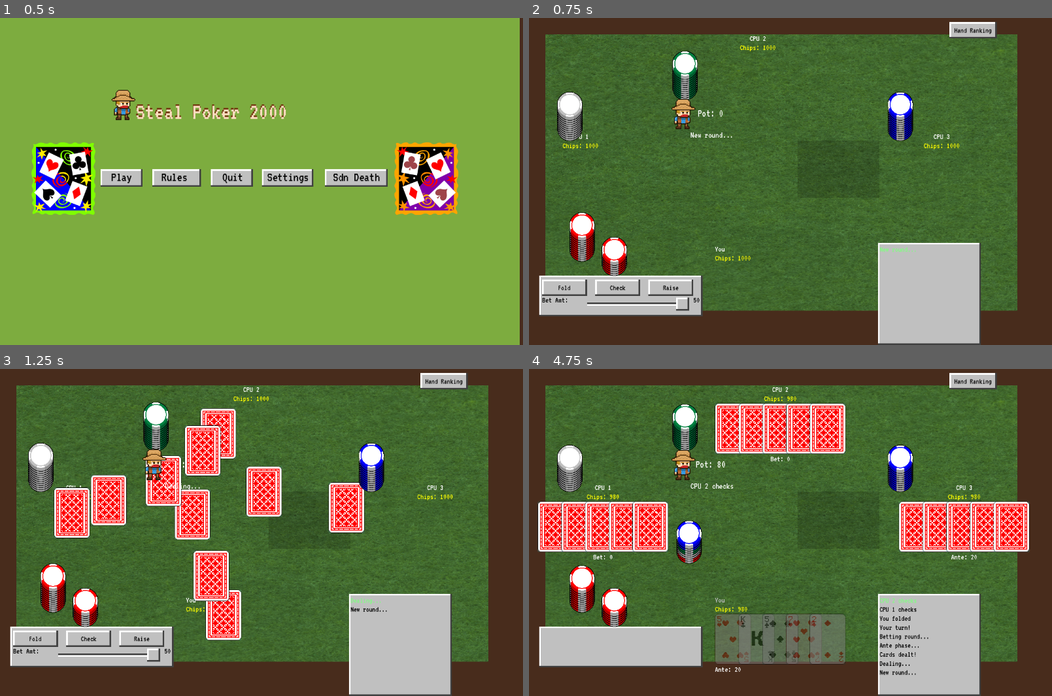
Above: before the commit, frames 1-4 (two rows, left to right).
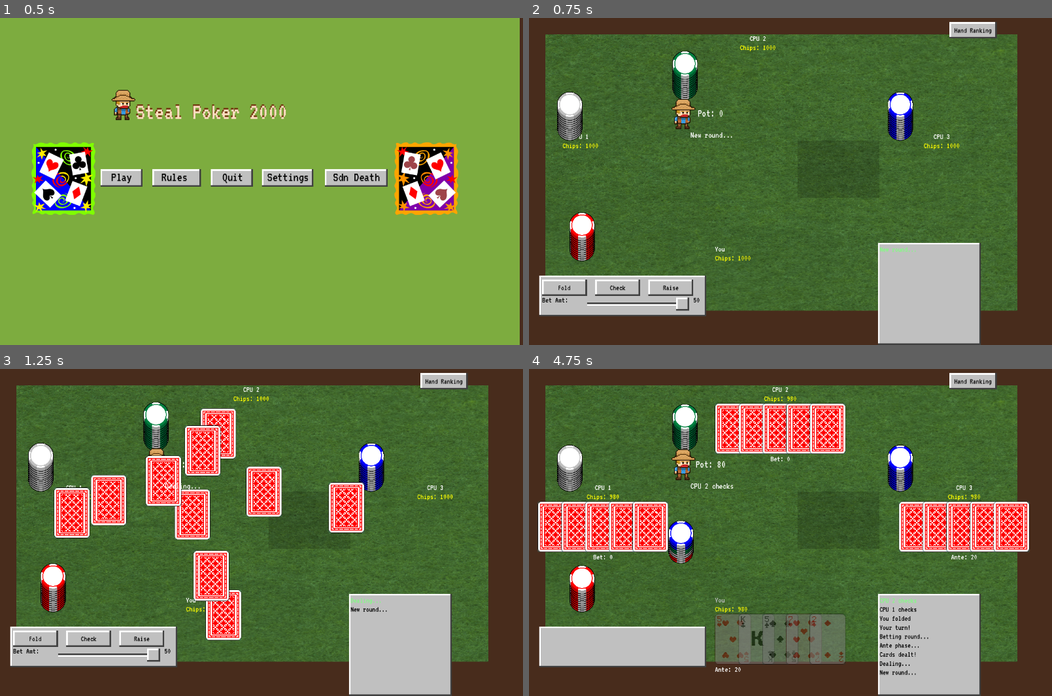
Above: after the commit, the same moments.

Repository: AzureJames/poker-stl
Game: Godot game, scene res://scene/main.tscn
The game is run twice, just before and just after one commit, with the same random seed, the same clock (stepped at 60 frames per second) and the same inputs.
Inputs (mouse positions are in pixels of both pictures, inside the frame that each line leads up to):
- Up to frame 1 (0.5 s): no input
- Up to frame 2 (0.75 s): click "Play" at 0.5 s
- Up to frame 3 (1.25 s): no input
- Up to frame 4 (4.75 s): click "Hand Ranking" at 1.25 s; click "Fold" at 2 s; click "Hand Ranking" at 2.75 s; click "Hand Ranking" at 3.5 s; tap Enter at 4.25 s; move the mouse to (905, 516) at 4.27 s; click (905, 516) at 4.42 s

Frame 1 is identical in both runs. In frame 2, 1.1% of the frame differs, in the area x 5-74%, y 19-92%; in frame 3, 1.3%; in frame 4, 1.9%.

Commit message:
stacks and dealer anim

Diff:
--- a/asset/dealer_sprite_frames.tres
+++ b/asset/dealer_sprite_frames.tres
@@ -1,6 +1,18 @@
 [gd_resource type="SpriteFrames" format=3 uid="uid://cfir1ikio8x7a"]
 
 [ext_resource type="Texture2D" uid="uid://cuvejygpu0yrk" path="res://asset/Cowboy4.png" id="1_tmt00"]
+
+[sub_resource type="AtlasTexture" id="AtlasTexture_avio4"]
+atlas = ExtResource("1_tmt00")
+region = Rect2(250, 110, 50, 55)
+
+[sub_resource type="AtlasTexture" id="AtlasTexture_yp4p3"]
+atlas = ExtResource("1_tmt00")
+region = Rect2(350, 110, 50, 55)
+
+[sub_resource type="AtlasTexture" id="AtlasTexture_2tnnw"]
+atlas = ExtResource("1_tmt00")
+region = Rect2(50, 165, 50, 55)
 
 [sub_resource type="AtlasTexture" id="AtlasTexture_a7r2y"]
 atlas = ExtResource("1_tmt00")
@@ -18,8 +30,93 @@
 atlas = ExtResource("1_tmt00")
 region = Rect2(200, 110, 50, 55)
 
+[sub_resource type="AtlasTexture" id="AtlasTexture_tmt00"]
+atlas = ExtResource("1_tmt00")
+region = Rect2(0, 0, 50, 55)
+
+[sub_resource type="AtlasTexture" id="AtlasTexture_lfdrj"]
+atlas = ExtResource("1_tmt00")
+region = Rect2(50, 0, 50, 55)
+
+[sub_resource type="AtlasTexture" id="AtlasTexture_ydtig"]
+atlas = ExtResource("1_tmt00")
+region = Rect2(100, 0, 50, 55)
+
+[sub_resource type="AtlasTexture" id="AtlasTexture_ktp3y"]
+atlas = ExtResource("1_tmt00")
+region = Rect2(150, 0, 50, 55)
+
+[sub_resource type="AtlasTexture" id="AtlasTexture_hx67o"]
+atlas = ExtResource("1_tmt00")
+region = Rect2(200, 0, 50, 55)
+
+[sub_resource type="AtlasTexture" id="AtlasTexture_6cvqr"]
+atlas = ExtResource("1_tmt00")
+region = Rect2(250, 0, 50, 55)
+
+[sub_resource type="AtlasTexture" id="AtlasTexture_ck8bv"]
+atlas = ExtResource("1_tmt00")
+region = Rect2(300, 0, 50, 55)
+
+[sub_resource type="AtlasTexture" id="AtlasTexture_vr6tv"]
+atlas = ExtResource("1_tmt00")
+region = Rect2(350, 0, 50, 55)
+
+[sub_resource type="AtlasTexture" id="AtlasTexture_13o0y"]
+atlas = ExtResource("1_tmt00")
+region = Rect2(0, 55, 50, 55)
+
+[sub_resource type="AtlasTexture" id="AtlasTexture_4qbhn"]
+atlas = ExtResource("1_tmt00")
+region = Rect2(50, 55, 50, 55)
+
+[sub_resource type="AtlasTexture" id="AtlasTexture_vtdwy"]
+atlas = ExtResource("1_tmt00")
+region = Rect2(100, 55, 50, 55)
+
+[sub_resource type="AtlasTexture" id="AtlasTexture_kf3xc"]
+atlas = ExtResource("1_tmt00")
+region = Rect2(150, 55, 50, 55)
+
+[sub_resource type="AtlasTexture" id="AtlasTexture_1qiwd"]
+atlas = ExtResource("1_tmt00")
+region = Rect2(200, 55, 50, 55)
+
+[sub_resource type="AtlasTexture" id="AtlasTexture_lngka"]
+atlas = ExtResource("1_tmt00")
+region = Rect2(250, 55, 50, 55)
+
+[sub_resource type="AtlasTexture" id="AtlasTexture_335et"]
+atlas = ExtResource("1_tmt00")
+region = Rect2(300, 55, 50, 55)
+
+[sub_resource type="AtlasTexture" id="AtlasTexture_ycxsq"]
+atlas = ExtResource("1_tmt00")
+region = Rect2(350, 55, 50, 55)
+
+[sub_resource type="AtlasTexture" id="AtlasTexture_bfqae"]
+atlas = ExtResource("1_tmt00")
+region = Rect2(0, 110, 50, 55)
+
 [resource]
 animations = [{
+"frames": [{
+"duration": 1.0,
+"texture": SubResource("AtlasTexture_avio4")
+}, {
+"duration": 1.0,
+"texture": SubResource("AtlasTexture_yp4p3")
+}, {
+"duration": 1.0,
+"texture": SubResource("AtlasTexture_2tnnw")
+}, {
+"duration": 1.0,
+"texture": SubResource("AtlasTexture_yp4p3")
+}],
+"loop": true,
+"name": &"deal",
+"speed": 16.0
+}, {
 "frames": [{
 "duration": 1.0,
 "texture": SubResource("AtlasTexture_a7r2y")
@@ -36,4 +133,65 @@
 "loop": true,
 "name": &"default",
 "speed": 2.0
+}, {
+"frames": [{
+"duration": 1.0,
+"texture": SubResource("AtlasTexture_tmt00")
+}, {
+"duration": 1.0,
+"texture": SubResource("AtlasTexture_lfdrj")
+}, {
+"duration": 1.0,
+"texture": SubResource("AtlasTexture_ydtig")
+}, {
+"duration": 1.0,
+"texture": SubResource("AtlasTexture_ktp3y")
+}, {
+"duration": 1.0,
+"texture": SubResource("AtlasTexture_hx67o")
+}, {
+"duration": 1.0,
+"texture": SubResource("AtlasTexture_6cvqr")
+}, {
+"duration": 1.0,
+"texture": SubResource("AtlasTexture_ck8bv")
+}, {
+"duration": 1.0,
+"texture": SubResource("AtlasTexture_vr6tv")
+}],
+"loop": false,
+"name": &"shoot",
+"speed": 6.0
+}, {
+"frames": [{
+"duration": 1.0,
+"texture": SubResource("AtlasTexture_13o0y")
+}, {
+"duration": 1.0,
+"texture": SubResource("AtlasTexture_4qbhn")
+}, {
+"duration": 1.0,
+"texture": SubResource("AtlasTexture_vtdwy")
+}, {
+"duration": 1.0,
+"texture": SubResource("AtlasTexture_kf3xc")
+}, {
+"duration": 1.0,
+"texture": SubResource("AtlasTexture_1qiwd")
+}, {
+"duration": 1.0,
+"texture": SubResource("AtlasTexture_lngka")
+}, {
+"duration": 1.0,
+"texture": SubResource("AtlasTexture_335et")
+}, {
+"duration": 1.0,
+"texture": SubResource("AtlasTexture_ycxsq")
+}, {
+"duration": 1.0,
+"texture": SubResource("AtlasTexture_bfqae")
+}],
+"loop": false,
+"name": &"shoot2",
+"speed": 6.0
 }]
--- a/scene/main.tscn
+++ b/scene/main.tscn
@@ -13,7 +13,6 @@
 [ext_resource type="Script" uid="uid://cpiqd7vf7188y" path="res://script/ui_manager.gd" id="12_mswub"]
 [ext_resource type="AudioStream" uid="uid://cqpn1o2klgp4k" path="res://asset/Audio/pokerIntro4.mp3" id="13_hybxs"]
 [ext_resource type="SpriteFrames" uid="uid://cfir1ikio8x7a" path="res://asset/dealer_sprite_frames.tres" id="13_mswub"]
-[ext_resource type="Texture2D" uid="uid://cde3twfeou1ix" path="res://asset/Chips/StackRed.png" id="14_hybxs"]
 
 [sub_resource type="StyleBoxEmpty" id="StyleBoxEmpty_4j5ol"]
 
@@ -223,13 +222,8 @@
 position = Vector2(397, 217)
 scale = Vector2(2, 2)
 sprite_frames = ExtResource("13_mswub")
+animation = &"shoot2"
 autoplay = "default"
-
-[node name="Sprite2D" type="Sprite2D" parent="." unique_id=210738960]
-z_index = 2
-position = Vector2(178, 536)
-texture = ExtResource("14_hybxs")
-centered = false
 
 [connection signal="pressed" from="StartMenu/ColorRect/HBoxContainer/Button" to="StartMenu/ColorRect/HBoxContainer" method="_on_button_pressed"]
 [connection signal="pressed" from="StartMenu/ColorRect/HBoxContainer/Button2" to="StartMenu/ColorRect/HBoxContainer" method="_on_button_2_pressed"]
--- a/script/chip_manager.gd
+++ b/script/chip_manager.gd
@@ -1,10 +1,18 @@
 extends Node
 
 const ATLAS_PATH = "res://asset/Chips/Chips A Outline - Flat 64x72.png"
+const STACK_PATH = "res://asset/Chips/StackRed.png"
+const STACK_PATH2 = "res://asset/Chips/StackGray.png"
+const STACK_PATH3 = "res://asset/Chips/StackGreen.png"
+const STACK_PATH4 = "res://asset/Chips/StackBlue.png"
 const CHIP_W = 48
 const CHIP_H = 54
 
 var _atlas: Texture2D
+var _stack_tex: Texture2D
+var _stack_tex2: Texture2D
+var _stack_tex3: Texture2D
+var _stack_tex4: Texture2D
 const CHIP_HEIGHT = 5
 
 const PILE_POS: Array[Vector2] = [
@@ -14,7 +22,7 @@
 	Vector2(877, 230),
 ]
 
-const POT_POS = Vector2(360, 405)
+const POT_POS = Vector2(340, 405)
 
 const CR = {
 	"TEAL": Vector2i(0, 0),
@@ -30,6 +38,10 @@
 
 func _ready():
 	_atlas = load(ATLAS_PATH)
+	_stack_tex = load(STACK_PATH)
+	_stack_tex2 = load(STACK_PATH2)
+	_stack_tex3 = load(STACK_PATH3)
+	_stack_tex4 = load(STACK_PATH4)
 	for i in range(4):
 		var c = Control.new()
 		c.name = (&"Pile%d" % i)
@@ -55,6 +67,19 @@
 	tr.stretch_mode = TextureRect.STRETCH_SCALE
 	return tr
 
+func _make_stack(idx) -> TextureRect:
+	var tr = TextureRect.new()
+	match idx:
+		0: tr.texture = _stack_tex
+		1: tr.texture = _stack_tex2
+		2: tr.texture = _stack_tex3
+		3: tr.texture = _stack_tex4
+
+	tr.size = Vector2(CHIP_W, CHIP_H + 5 * CHIP_HEIGHT)
+	tr.expand_mode = TextureRect.EXPAND_IGNORE_SIZE
+	tr.stretch_mode = TextureRect.STRETCH_SCALE
+	return tr
+
 func _player_style(idx: int) -> Vector2i:
 	var styles = [CR.GREY, CR.TEAL, CR.GREEN, CR.BLUE]
 	return styles[idx]
@@ -66,10 +91,18 @@
 		c.queue_free()
 	var cr = _player_style(player_idx)
 	var n = clampi(chip_count / 100 + 1, 2, 17)
-	for i in range(n):
-		var trc = _make_chip(cr.x, cr.y)
-		trc.position = Vector2(0, -i * CHIP_HEIGHT)
-		pile.add_child(trc)
+	var i := 0
+	while i < n:
+		if n - i >= 6: #STACK
+			var trc = _make_stack(player_idx)
+			trc.position = Vector2(1, -(i + 5) * CHIP_HEIGHT)
+			pile.add_child(trc)
+			i += 6
+		else: #CHIP
+			var trc = _make_chip(cr.x, cr.y)
+			trc.position = Vector2(0, -i * CHIP_HEIGHT)
+			pile.add_child(trc)
+			i += 1
 
 func _clear_pot():
 	for c in _pot_container.get_children():
--- a/script/game_manager.gd
+++ b/script/game_manager.gd
@@ -187,6 +187,9 @@
 	deck.shuffle()
 
 func deal_phase():
+	%Dealer.animation = "deal"
+	%Dealer.play()
+
 	if Globals.sudden_death:
 		$UIManager.announce("SUDDEN DEATH!", 60)
 		if RELEASE_MODE: await get_tree().create_timer(1.5 * time_scale).timeout
@@ -247,6 +250,9 @@
 	for card in anim_cards:
 		remove_child(card)
 		card.queue_free()
+
+	%Dealer.animation = "default"
+	%Dealer.play()
 
 func flop_phase(num_cards: int):
 	if community_cards.size() < num_cards:
@@ -374,6 +380,7 @@
 				$SoundManager.play_card_shove()
 				$ChipManager.update_player_pile(player_idx, 0)
 				$UIManager.announce("You're eliminated!", 45)
+				%Dealer.animation = "shoot2"
 			else:
 				player_folded[player_idx] = true
 				$UIManager.player_panel[player_idx].name_label.add_theme_color_override("font_color", Color.GRAY)
@@ -857,6 +864,7 @@
 			$UIManager.announce("You are eliminated!", 45)
 		else:
 			$UIManager.announce("%s is eliminated!" % player_names[worst], 45)
+			%Dealer.animation = "shoot2"
 		$UIManager.update_chip_labels()
 		if RELEASE_MODE: await get_tree().create_timer(1.2 * time_scale).timeout
 
--- a/script/ui_manager.gd
+++ b/script/ui_manager.gd
@@ -105,7 +105,7 @@
 	ab_bg.patch_margin_right = 4
 	ab_bg.patch_margin_bottom = 4
 	ab_bg.position = Vector2(25, 630)
-	ab_bg.size = Vector2(400, 100)
+	ab_bg.size = Vector2(409, 100)
 	game.add_child(ab_bg)
 
 	action_bar = Control.new()
@@ -440,6 +440,7 @@
 func make_card_sprite() -> TextureRect:
 	var trt = TextureRect.new()
 	trt.size = Vector2(Globals.CARD_W, Globals.CARD_H)
+	trt.z_index = 5
 	trt.custom_minimum_size = Vector2(Globals.CARD_W, Globals.CARD_H)
 	trt.expand_mode = TextureRect.EXPAND_IGNORE_SIZE
 	trt.stretch_mode = TextureRect.STRETCH_SCALE
@@ -566,6 +567,8 @@
 	overlay_container.visible = false
 
 func animate_new_cards(player_idx: int, count: int):
+	%Dealer.animation = "deal"
+	%Dealer.play()
 	if count <= 0:
 		return
 	var game = get_parent()
@@ -586,6 +589,8 @@
 	for tr in anim_cards:
 		game.remove_child(tr)
 		tr.queue_free()
+	%Dealer.animation = "default"
+	%Dealer.play()
 
 func set_community_card(idx: int, suit: int, rank: int, pos: Vector2):
 	if idx >= 0 and idx < community_nodes.size():
Binary file added: asset/Chips/StackBlue.png
Not shown, added: asset/Chips/StackBlue.png.import
Binary file added: asset/Chips/StackGray.png
Not shown, added: asset/Chips/StackGray.png.import
Binary file added: asset/Chips/StackGreen.png
Not shown, added: asset/Chips/StackGreen.png.import
